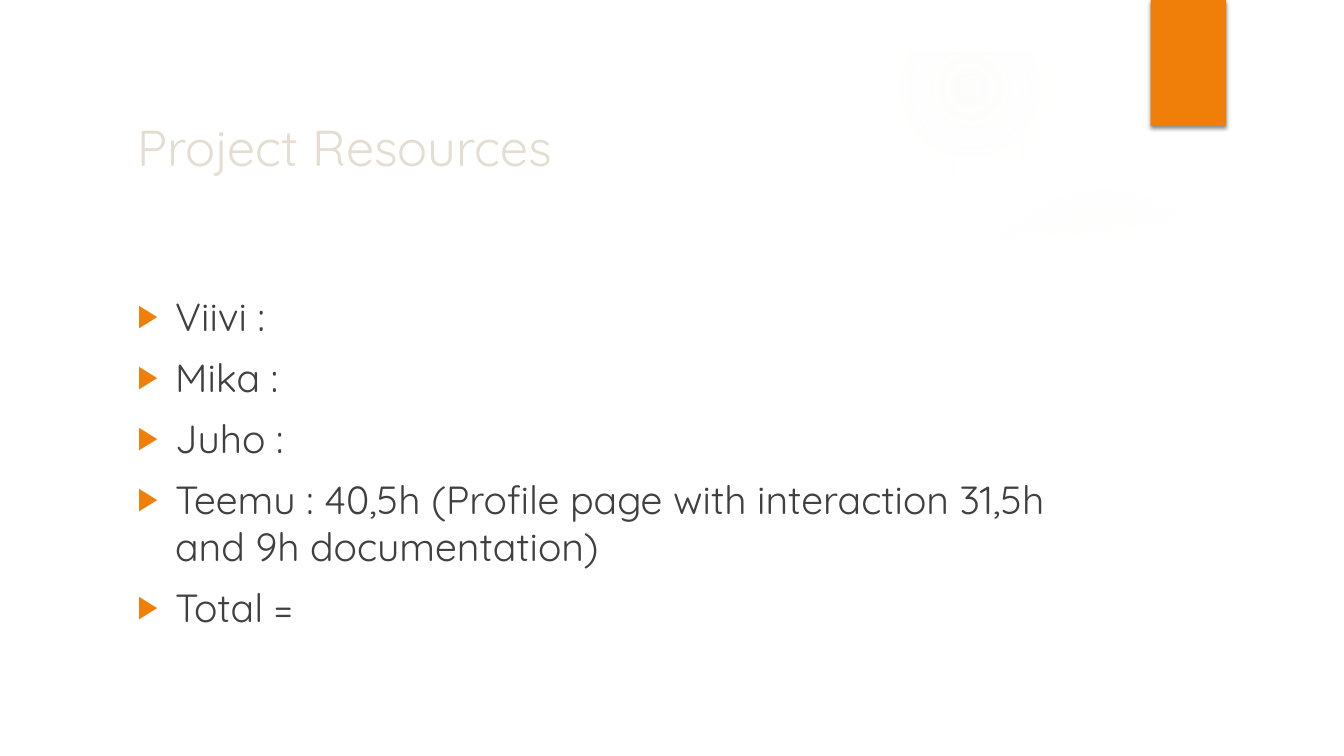
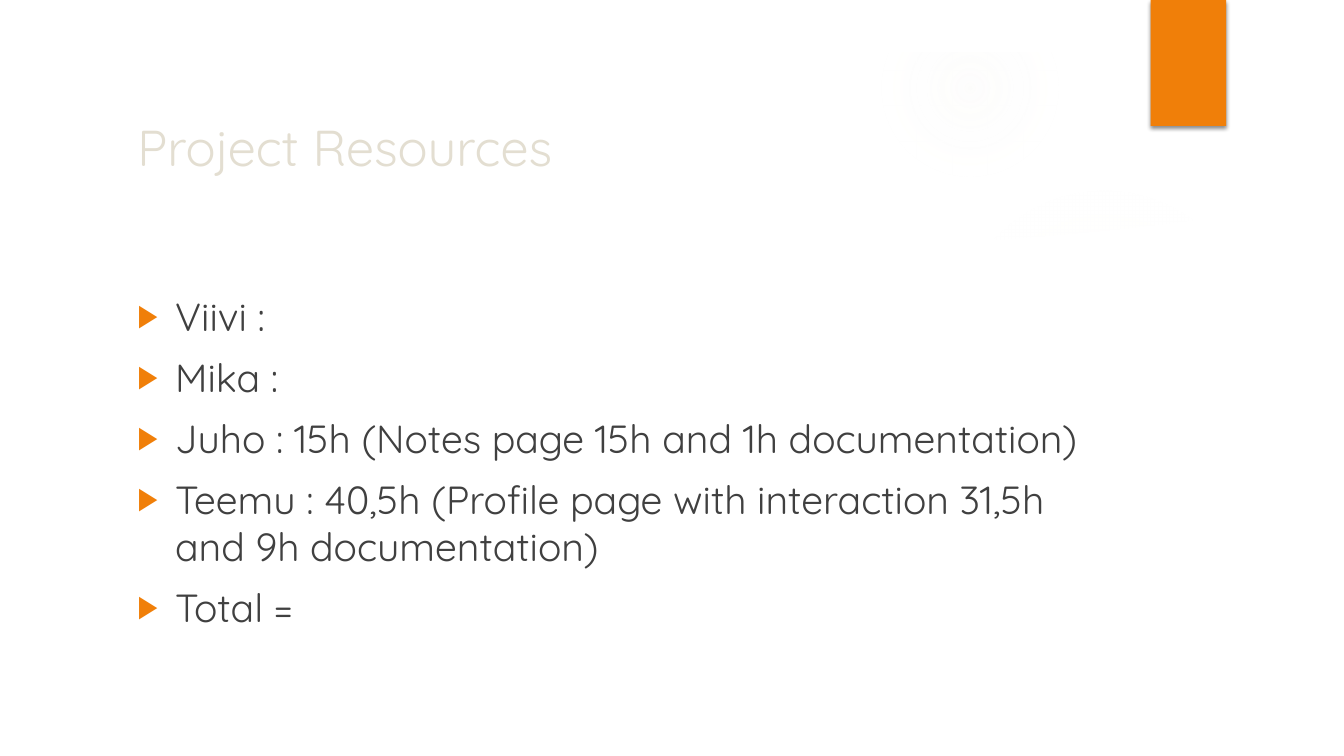
Before and after one commit to Dubsterna/Mahlatikat, a slide deck: slide 9 of Suunnitelma/web_programming.pptx. Drawn at 1344x756 pixels with LibreOffice and Linux fonts; fonts in the diff are those of the drawing; background and template pictures are left out. Boxes give left, top, right and bottom in pixels: in the first picture for what was removed or moved away, otherwise in the second. Text is boxed around its words. In the diff, an @@ line names an element or a change of style, - is before the commit and + after.

```diff
--- a/Suunnitelma/web_programming.pptx
+++ b/Suunnitelma/web_programming.pptx
@@ text at (x1=175, y1=424, x2=1077, y2=461): text changed @@
-▶ Juho :
+▶ Juho : 15h (Notes page 15h and 1h documentation)
```
Also in this commit, not shown: 3 other slides changed.
